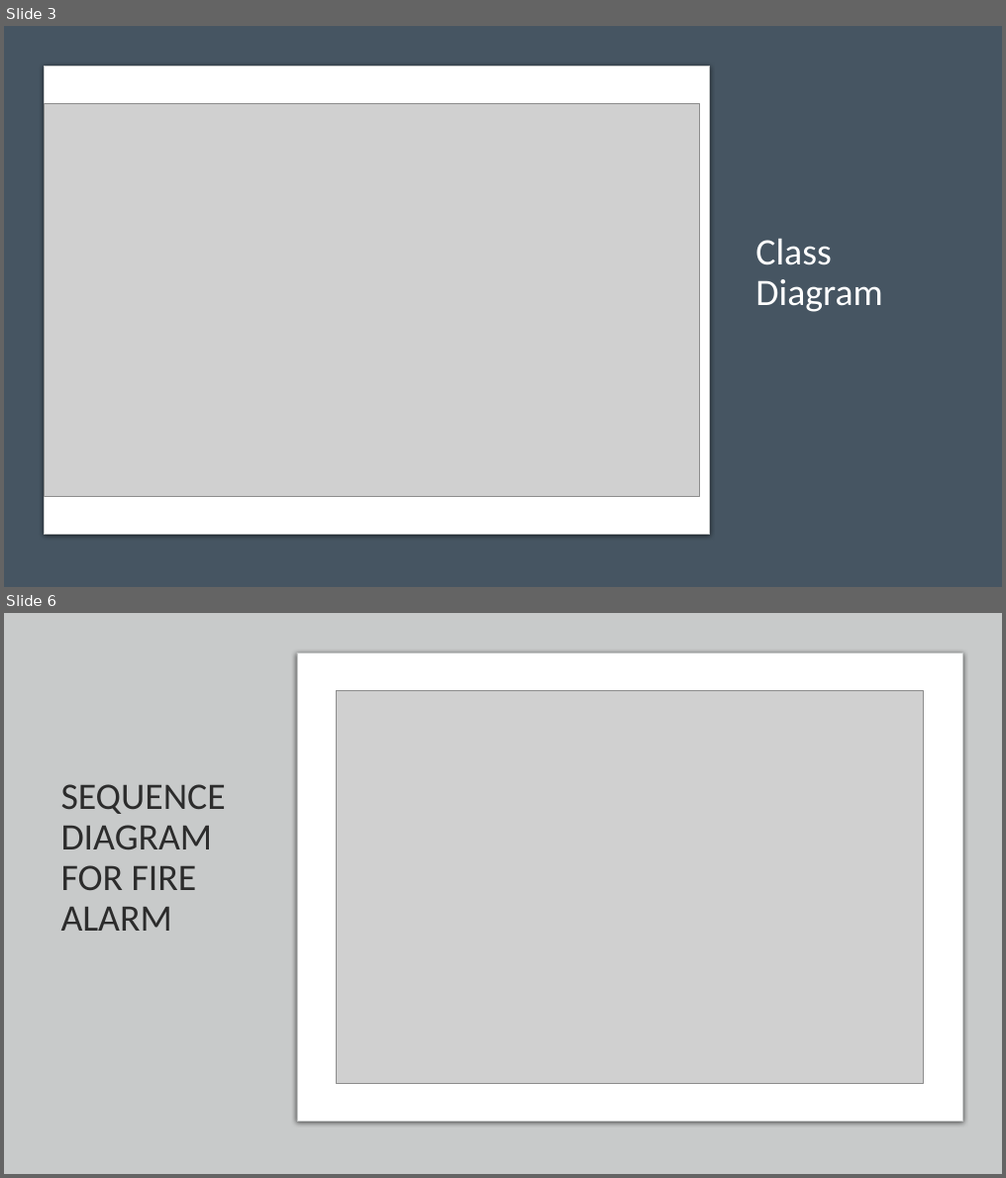
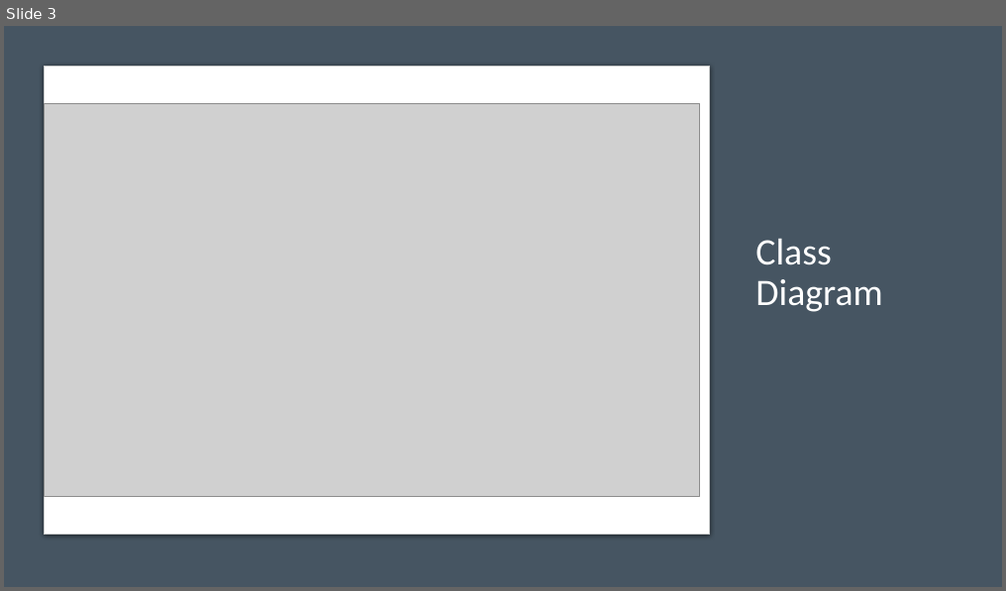
Before and after one commit to Microcontroller-Team-1/winter20-21, a slide deck: Project_Week_7/Precise Analysis.pptx. Shown one above the other, each under a label of ours: slides 3 and 6 before the commit, slide 3 after it; the slides between them are not shown. The pictures are 1006x1178 and 1006x591 pixels, drawn with LibreOffice and Linux fonts; fonts in the diff are those of the drawing; grey boxes stand for pictures. Boxes give left, top, right and bottom in pixels: in the first picture for what was removed or moved away, otherwise in the second. Text is boxed around its words. In the diff, an @@ line names an element or a change of style, - is before the commit and + after.

```diff
--- a/Project_Week_7/Precise Analysis.pptx
+++ b/Project_Week_7/Precise Analysis.pptx
@@ slide 6 removed at (x1=4, y1=613, x2=1002, y2=1174), background #E7E6E6 @@
@@ rectangle removed at (x1=4, y1=613, x2=1002, y2=1174) @@
@@ rounded rectangle removed at (x1=297, y1=653, x2=963, y2=1121) @@
@@ picture removed at (x1=337, y1=690, x2=923, y2=1084) @@
@@ title removed at (x1=61, y1=784, x2=226, y2=931) @@
-SEQUENCE DIAGRAM FOR FIRE ALARM
```
Also in this commit, not shown: 1 slide changed, 1 other slide removed.
